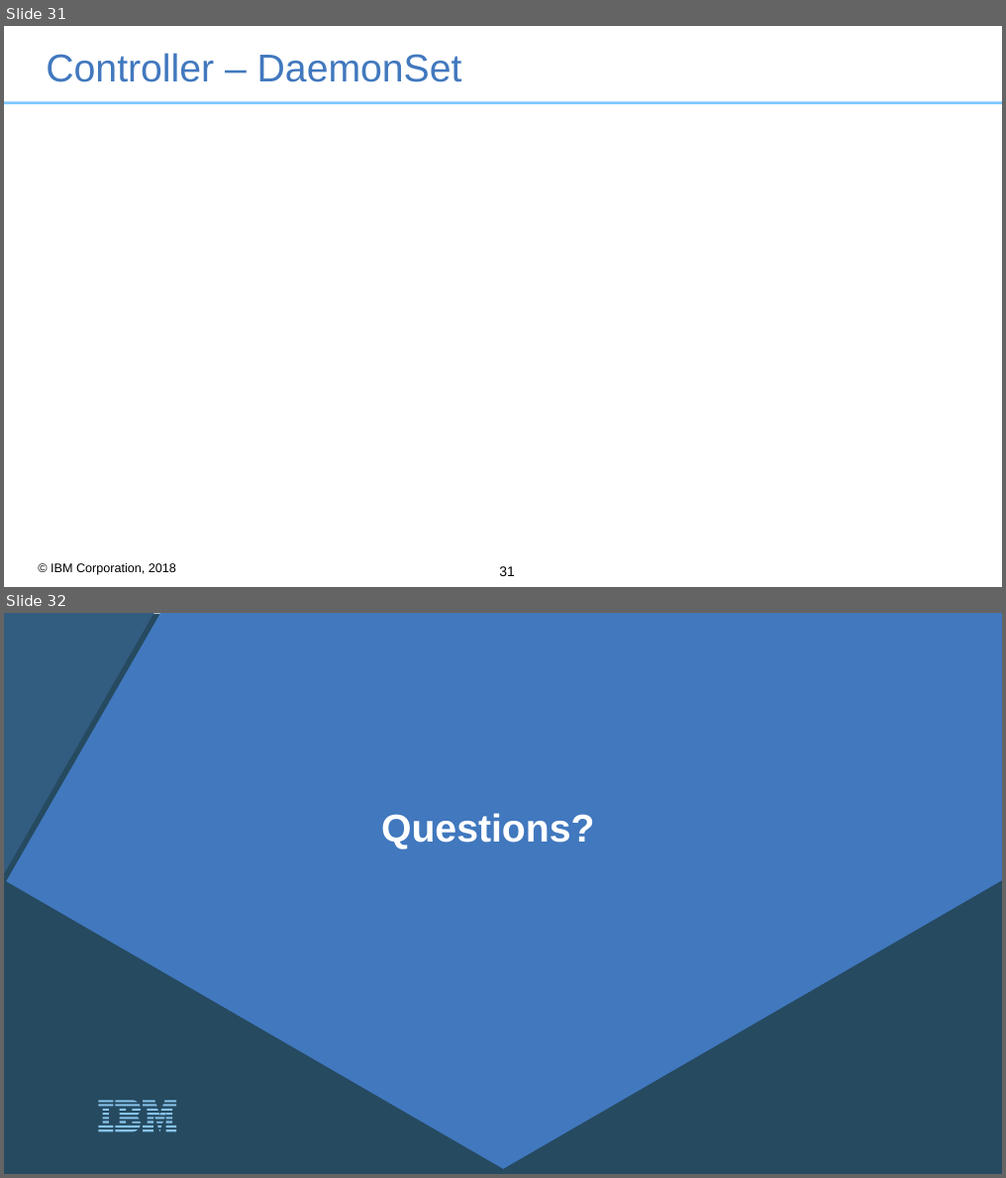
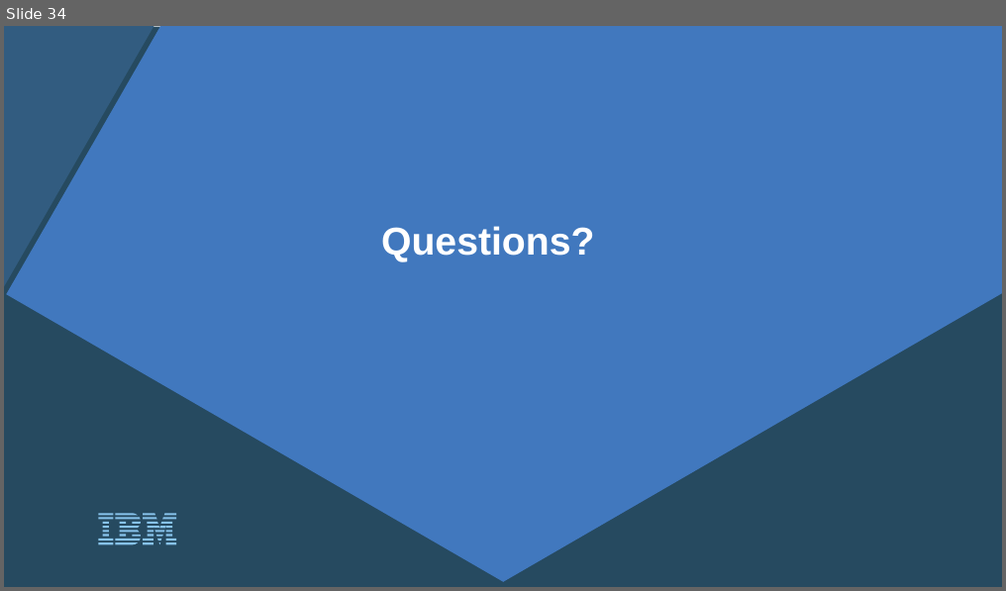
Before and after one commit to RocketsFang/k8s_concepts, a slide deck: ppt/k8s-basic-resources.ppt. Shown one above the other, each under a label of ours: slides 31 and 32 before the commit, slide 34 after it. The pictures are 1006x1178 and 1006x591 pixels, drawn with LibreOffice and Linux fonts; fonts in the diff are those of the drawing; background and template pictures are left out. Boxes give left, top, right and bottom in pixels: in the first picture for what was removed or moved away, otherwise in the second. Text is boxed around its words. In the diff, an @@ line names an element or a change of style, - is before the commit and + after.

```diff
--- a/ppt/k8s-basic-resources.ppt
+++ b/ppt/k8s-basic-resources.ppt
@@ slide 31 removed at box(4, 26, 1002, 587), background #FFFFFF; not listed: 1 template element that a slide beside it also shows @@
@@ title removed at box(46, 53, 462, 82) @@
-Controller – DaemonSet
@@ text removed at box(51, 564, 176, 575) @@
-© IBM Corporation, 2018
@@ page number removed at box(499, 567, 515, 576) @@
-31
@@ what was slide 32 is now slide 34 @@
```
Also in this commit, not shown: 6 slides changed, 3 slides added.
